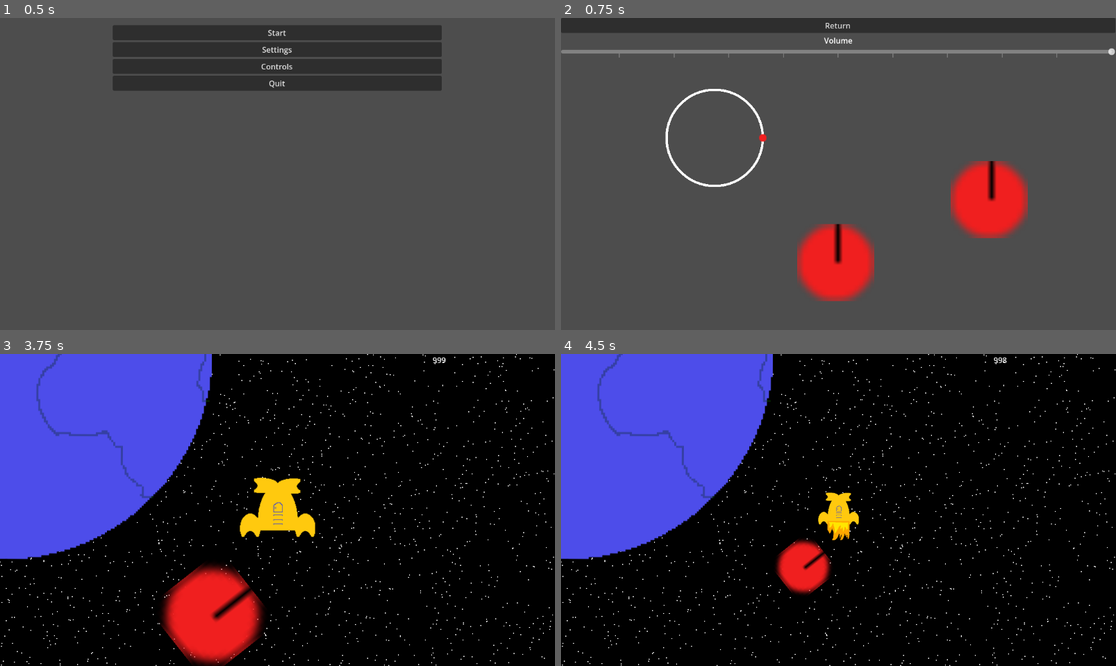
Above: before the commit, frames 1-4 (two rows, left to right).
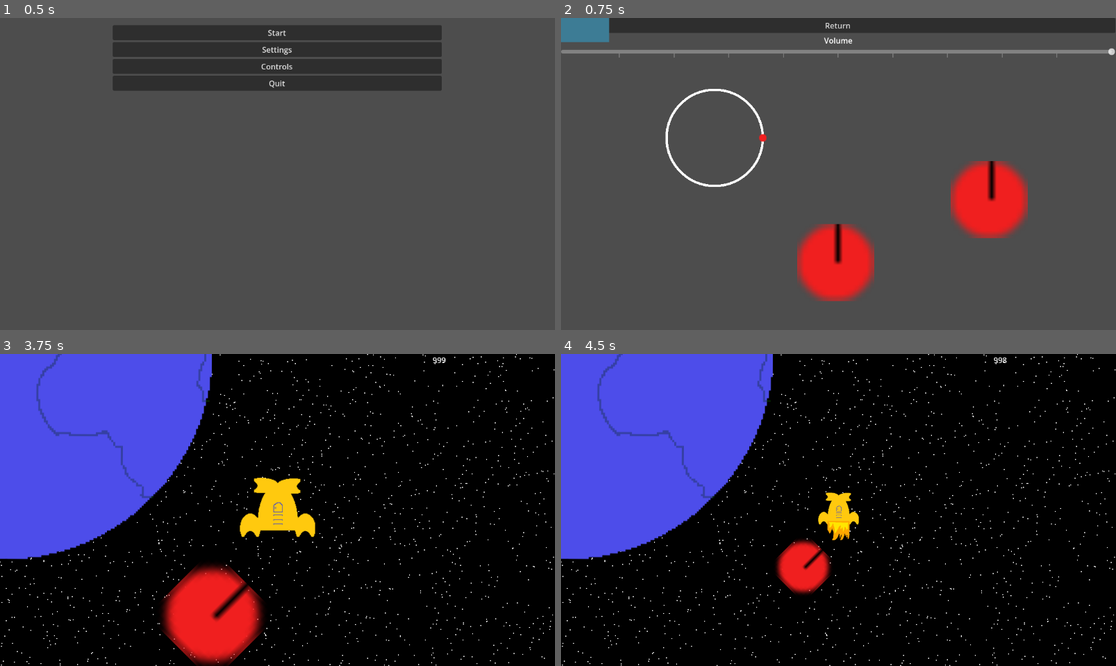
Above: after the commit, the same moments.

Repository: acidmath/DialIt
Game: Godot game, scene res://GameManager.tscn
Same seed, same stepped clock (60 frames per second), same inputs: the game is played once before the commit and once after it. Sound files missing from this copy of the repository are replaced by a short silence.
Inputs (mouse positions are in pixels of both pictures, inside the frame that each line leads up to):
- Up to frame 1 (0.5 s): no input
- Up to frame 2 (0.75 s): click "Settings" at 0.5 s
- Up to frame 3 (3.75 s): click "Return" at 1.25 s; click "Start" at 2 s; move the mouse to (222, 597) at 2.77 s; press the mouse at (222, 597) at 2.78 s; hold W (thrust) 2.78-3.53 s; move the mouse to (493, 375) at 3.52 s; release the mouse at (493, 375) at 3.53 s; tap Mouse wheel up (ZoomIn) at 3.6 s
- Up to frame 4 (4.5 s): click (1054, 375) at 3.8 s; move the mouse to (894, 441) at 4.27 s; hold W (thrust) from 4.28 s (still down); hold Mouse wheel down (ZoomOut) from 4.28 s (still down)

Frame 1 is identical in both runs. In frame 2, 0.7% of the frame differs, in the area x 0-9%, y 0-8%; in frame 3, 0.5%; in frame 4, 0.2%.

Commit message:
attempt shifter

Diff:
--- a/controls/dial_0_dial_area_2d.gd
+++ b/controls/dial_0_dial_area_2d.gd
@@ -10,7 +10,7 @@
 	self.mouse_entered.connect(mouse_entered_button)
 	self.mouse_exited.connect(mouse_exited_button)
 
-func _process(delta: float) -> void:
+func _process(_delta: float) -> void:
 	var press_down = Input.is_action_pressed("press_down")
 	# we want to look at where the mouse is relative to the center of the shape
 	# and then rotate the dial with updates as long as the update bool is true
--- a/controls/dial_1_dial_area_2d.gd
+++ b/controls/dial_1_dial_area_2d.gd
@@ -2,8 +2,10 @@
 
 signal dial_1_rotated(angle_diff : float)
 
+const snap_step : Vector2 = Vector2(0.5, 0.5)
+
 var update_dial_progress : bool
-var initial_mouse_position_set : bool
+var last_rotation : float
 var last_mouse_position : Vector2 = Vector2(0, -1)
 
 #this one just follows the input
@@ -12,25 +14,19 @@
 	self.mouse_entered.connect(mouse_entered_button)
 	self.mouse_exited.connect(mouse_exited_button)
 
-func _process(delta: float) -> void:
+func _process(_delta: float) -> void:
 	var press_down = Input.is_action_pressed("press_down")
 	# we want to look at where the mouse is relative to the center of the shape
 	# and then rotate the dial with updates as long as the update bool is true
 	if press_down and update_dial_progress:
-		#if initial_mouse_position_set:
-			#move the dial based on the rotation from the last position to the current
-		var angle_diff = last_mouse_position.angle_to(get_local_mouse_position())
+		var snapped_mouse_position = get_local_mouse_position().snapped(snap_step)
+		var angle_diff = last_mouse_position.angle_to(snapped_mouse_position)
 		rotation += angle_diff
-		print(angle_diff)
-		emit_signal("dial_1_rotated", angle_diff)
-		#rotate(angle_diff)
-		#else:
-			#initial_mouse_position_set = true
-		#last_mouse_position = get_local_mouse_position()
+		rotation = snapped(rotation, PI/8)
+		emit_signal("dial_1_rotated", last_rotation - rotation)
+		last_rotation = rotation
 	elif not press_down:
-		#initial_mouse_position_set = true
 		emit_signal("dial_1_rotated", 0)
-
 
 func mouse_entered_button():
 	update_dial_progress = true
--- a/controls/dial_2_path_2d.gd
+++ b/controls/dial_2_path_2d.gd
@@ -38,7 +38,7 @@
 	button_area.mouse_entered.connect(mouse_entered_button)
 	button_area.mouse_exited.connect(mouse_exited_button)
 
-func _process(delta: float) -> void:
+func _process(_delta: float) -> void:
 	var press_down = Input.is_action_pressed("press_down")
 	if press_down and update_dial_progress:
 		button_path.progress += 1
--- /dev/null
+++ b/controls/shifter_0/grab_area.gd
@@ -0,0 +1,11 @@
+extends Area2D
+class_name GrabArea
+
+signal mouse_entered_grab
+signal mouse_exited_grab
+
+func _mouse_enter() -> void:
+	mouse_entered_grab.emit()
+
+func _mouse_exit() -> void:
+	mouse_exited_grab.emit()
--- /dev/null
+++ b/controls/shifter_0/shifter_0.gd
@@ -0,0 +1,33 @@
+extends Node2D
+
+@onready var track_area : TrackArea = $TrackArea
+@onready var grab_area : GrabArea = $GrabArea
+
+var track_area_entered : bool
+var grab_area_entered : bool
+
+func _ready() -> void:
+	track_area.mouse_entered_track.connect(on_track_area_entered)
+	track_area.mouse_exited_track.connect(on_track_area_exited)
+	grab_area.mouse_entered_grab.connect(on_grab_area_entered)
+	grab_area.mouse_exited_grab.connect(on_grab_area_exited)
+
+func _process(_delta: float) -> void:
+	if track_area_entered and grab_area_entered and Input.is_action_pressed("press_down"):
+		grab_area.global_position = get_global_mouse_position()
+
+func on_track_area_entered():
+	track_area_entered = true
+	print("track entered")
+
+func on_track_area_exited():
+	track_area_entered = false
+	print("track exited")
+
+func on_grab_area_entered():
+	grab_area_entered = true
+	print("grab entered")
+
+func on_grab_area_exited():
+	grab_area_entered = false
+	print("grab exited")
--- /dev/null
+++ b/controls/shifter_0/shifter_0.tscn
@@ -0,0 +1,35 @@
+[gd_scene format=3 uid="uid://cpm85ieawoxca"]
+
+[ext_resource type="Script" uid="uid://dx1ilo3lx8i8y" path="res://controls/shifter_0/track_area.gd" id="1_gespa"]
+[ext_resource type="Script" uid="uid://dunlwuua34xnv" path="res://controls/shifter_0/shifter_0.gd" id="1_lguiq"]
+[ext_resource type="Texture2D" uid="uid://b78fd6iebftpc" path="res://controls/handle_red.png" id="2_4adw8"]
+[ext_resource type="Script" uid="uid://bvhdr5vp24s86" path="res://controls/shifter_0/grab_area.gd" id="2_jdxie"]
+
+[sub_resource type="CircleShape2D" id="CircleShape2D_jdxie"]
+
+[node name="Shifter0" type="Node2D" unique_id=566806642]
+script = ExtResource("1_lguiq")
+
+[node name="GrabArea" type="Area2D" parent="." unique_id=807283857]
+visible = false
+script = ExtResource("2_jdxie")
+
+[node name="CollisionShape2D" type="CollisionShape2D" parent="GrabArea" unique_id=1715065210]
+position = Vector2(0, 25)
+scale = Vector2(2, 2)
+shape = SubResource("CircleShape2D_jdxie")
+
+[node name="Sprite2D" type="Sprite2D" parent="GrabArea/CollisionShape2D" unique_id=425834005]
+scale = Vector2(2.5, 2.5)
+texture = ExtResource("2_4adw8")
+
+[node name="TrackArea" type="Area2D" parent="." unique_id=586461469]
+script = ExtResource("1_gespa")
+
+[node name="CollisionPolygon2D" type="CollisionPolygon2D" parent="TrackArea" unique_id=29374156]
+top_level = true
+build_mode = 1
+polygon = PackedVector2Array(0, 0, 50, 0, 50, -200, 100, -200, 100, 50, -100, 50, -100, -200, -50, -200, -50, 0)
+
+[node name="Polygon2D" type="Polygon2D" parent="TrackArea/CollisionPolygon2D" unique_id=240601462]
+color = Color(0.2410529, 0.4899804, 0.58812386, 1)
--- /dev/null
+++ b/controls/shifter_0/track_area.gd
@@ -0,0 +1,19 @@
+extends Area2D
+class_name TrackArea
+
+signal mouse_entered_track
+signal mouse_exited_track
+
+@onready var collision_shape : CollisionPolygon2D = $CollisionPolygon2D
+@onready var drawn_shape : Polygon2D = $CollisionPolygon2D/Polygon2D
+
+func _ready() -> void:
+	var collision_polygon : PackedVector2Array = collision_shape.polygon
+	drawn_shape.polygon = collision_polygon
+
+func _mouse_enter() -> void:
+	print("am i crazy")
+	mouse_entered_track.emit()
+
+func  _mouse_exit() -> void:
+	mouse_exited_track.emit()
--- a/settings_menu.tscn
+++ b/settings_menu.tscn
@@ -4,6 +4,7 @@
 [ext_resource type="PackedScene" uid="uid://cjxl6xjaff5y5" path="res://controls/dial_0.tscn" id="2_0cmel"]
 [ext_resource type="PackedScene" uid="uid://dx6yqapunxjql" path="res://controls/dial_1.tscn" id="3_mlw3h"]
 [ext_resource type="PackedScene" uid="uid://b8iwt8fg4fgo6" path="res://controls/dial_2.tscn" id="4_d0eu6"]
+[ext_resource type="PackedScene" uid="uid://cpm85ieawoxca" path="res://controls/shifter_0/shifter_0.tscn" id="5_fiqec"]
 
 [node name="Control" type="Control" unique_id=1813169787]
 layout_mode = 3
@@ -52,5 +53,8 @@
 [node name="Dial2" parent="VBoxContainer" unique_id=1783228402 instance=ExtResource("4_d0eu6")]
 position = Vector2(319, 249)
 
+[node name="Shifter0" parent="VBoxContainer" unique_id=566806642 instance=ExtResource("5_fiqec")]
+position = Vector2(157, 568)
+
 [connection signal="pressed" from="VBoxContainer/ReturnButton" to="." method="return_button_pressed"]
 [connection signal="value_changed" from="VBoxContainer/VolumeContainer/VolumeSlider" to="." method="volume_changed"]
Not shown, added: controls/shifter_0/grab_area.gd.uid
Not shown, added: controls/shifter_0/shifter_0.gd.uid
Not shown, added: controls/shifter_0/track_area.gd.uid
